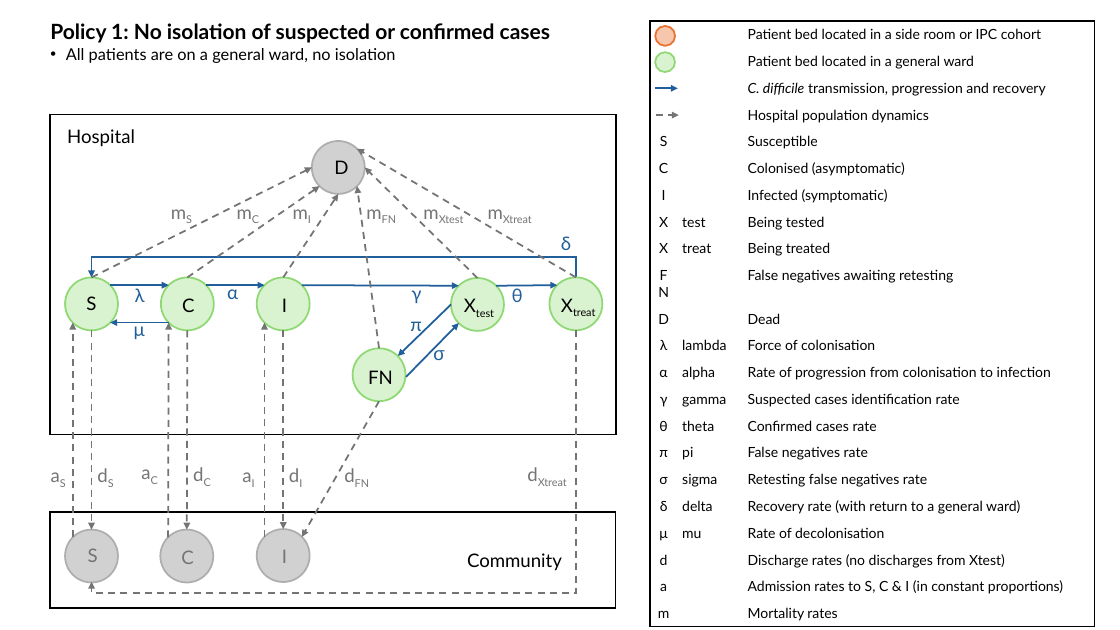
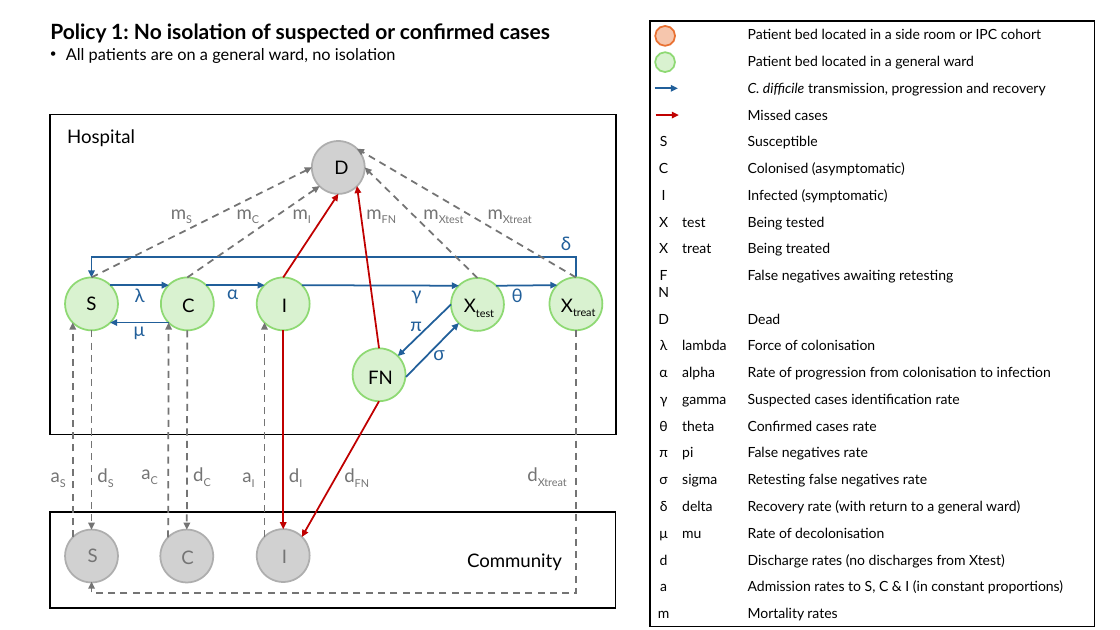
Before and after one commit to LFell/R_Cdiff_Model, a slide deck: slide 7 of Images/261014 Model diagrams with patient transfer.pptx (slide 2 before the commit). Drawn at 1120x630 pixels with LibreOffice and Linux fonts; fonts in the diff are those of the drawing. Boxes give left, top, right and bottom in pixels: in the first picture for what was removed or moved away, otherwise in the second. Text is boxed around its words. In the diff, an @@ line names an element or a change of style, - is before the commit and + after.

```diff
--- a/Images/261014 Model diagrams with patient transfer.pptx
+++ b/Images/261014 Model diagrams with patient transfer.pptx
@@ table at box(650, 21, 1096, 625) @@
-row 4, column 3: Hospital population dynamics
+row 4, column 3: Missed cases
@@ arrow (655, 115) - (679, 115): stroke #747474 1.5 pt dashed to #C00000 1.5 pt @@
@@ arrow (283, 277) - (339, 194): stroke #747474 1.5 pt dashed to #C00000 1.5 pt @@
@@ arrow (379, 349) - (357, 187): stroke #747474 1.5 pt dashed to #C00000 1.5 pt @@
@@ arrow (283, 330) - (283, 529): stroke #747474 1.5 pt dashed to #C00000 1.5 pt @@
@@ arrow (379, 402) - (302, 537): stroke #747474 1.5 pt dashed to #C00000 1.5 pt @@
```
Also in this commit, not shown: 4 other slides changed, 6 slides added, 13 other files.
